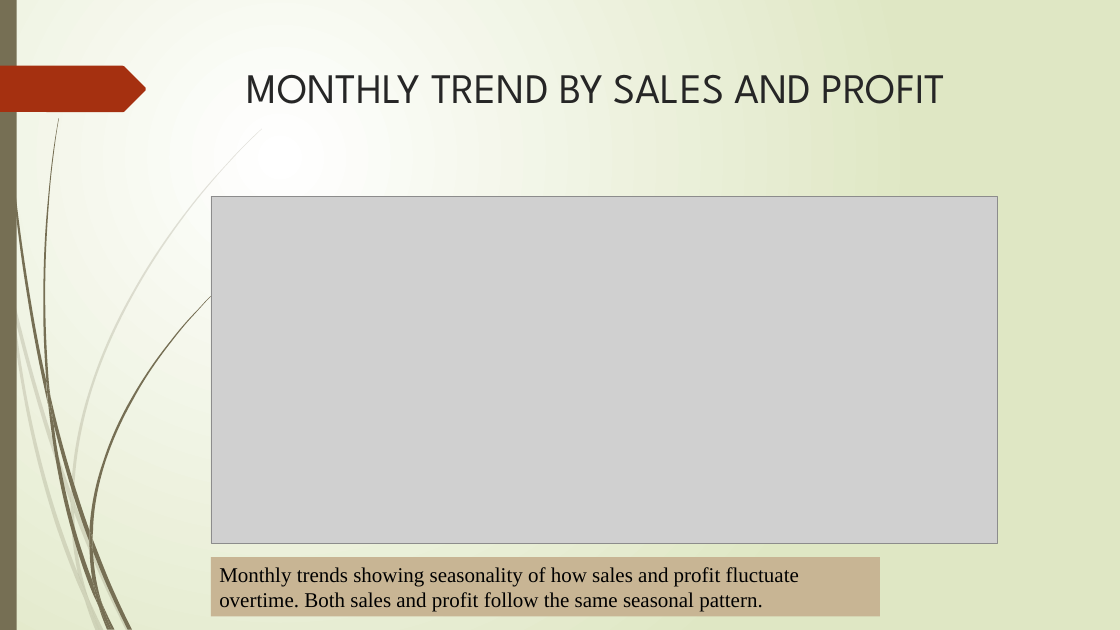
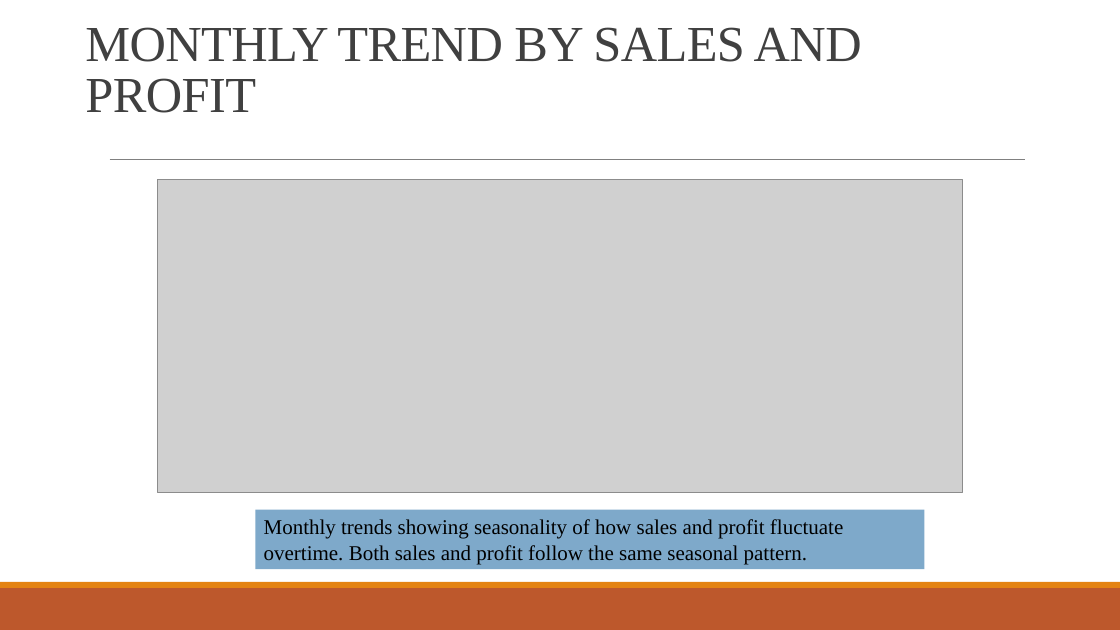
Before and after one commit to raphaelayerteyfloku1-bot/retail-sales-data-analysis, a slide deck: slide 19 of presentation.pptx (slide 15 before the commit). Drawn at 1120x630 pixels with LibreOffice and Linux fonts; fonts in the diff are those of the drawing; grey boxes stand for pictures. Boxes give left, top, right and bottom in pixels: in the first picture for what was removed or moved away, otherwise in the second. Text is boxed around its words. In the diff, an @@ line names an element or a change of style, - is before the commit and + after.

```diff
--- a/presentation.pptx
+++ b/presentation.pptx
@@ background gradient #FFFFFF to #DFE8C4 to #FFFFFF @@
@@ rectangle removed at <box>0,0,17,630</box> @@
@@ title "MONTHLY TREND BY SALES AND ...": place and size @@
-title "MONTHLY TREND BY SALES AND ..." at <box>247,74,945,104</box>
+title "MONTHLY TREND BY SALES AND ..." at <box>85,27,862,113</box>
@@ title "MONTHLY TREND BY SALES AND ..." at <box>85,27,862,113</box>: size 36 to 43.2 pt, font League Spartan to Times New Roman, text colour #262626 to #404040, letter spacing 0 to -0.5 pt; line spacing 1 to 0.85; vertical alignment top to bottom @@
@@ freeform shape removed at <box>0,66,146,112</box> @@
@@ line added from (110, 160) to (1026, 160), #808080 0.5 pt @@
@@ picture: place and size @@
-picture at <box>211,196,997,543</box>
+picture at <box>157,180,963,492</box>
@@ rectangle "Monthly trends showing seasonality of ...": place and size @@
-rectangle "Monthly trends showing seasonality of ..." at <box>211,557,880,617</box>
+rectangle "Monthly trends showing seasonality of ..." at <box>255,510,924,570</box>
@@ rectangle "Monthly trends showing seasonality of ..." at <box>255,510,924,570</box>: fill #C8B594 to #7EA9CA @@
@@ rectangle added at <box>0,588,1120,630</box>, fill #BD582C @@
@@ rectangle added at <box>0,582,1120,588</box>, fill #E48312 @@
@@ group removed at <box>0,129,262,630</box>: 10 freeform shapes @@
@@ group removed at <box>3,0,218,630</box>: 12 freeform shapes @@
```
Also in this commit, not shown: 20 other slides changed, 6 slides added, 2 slides removed.
